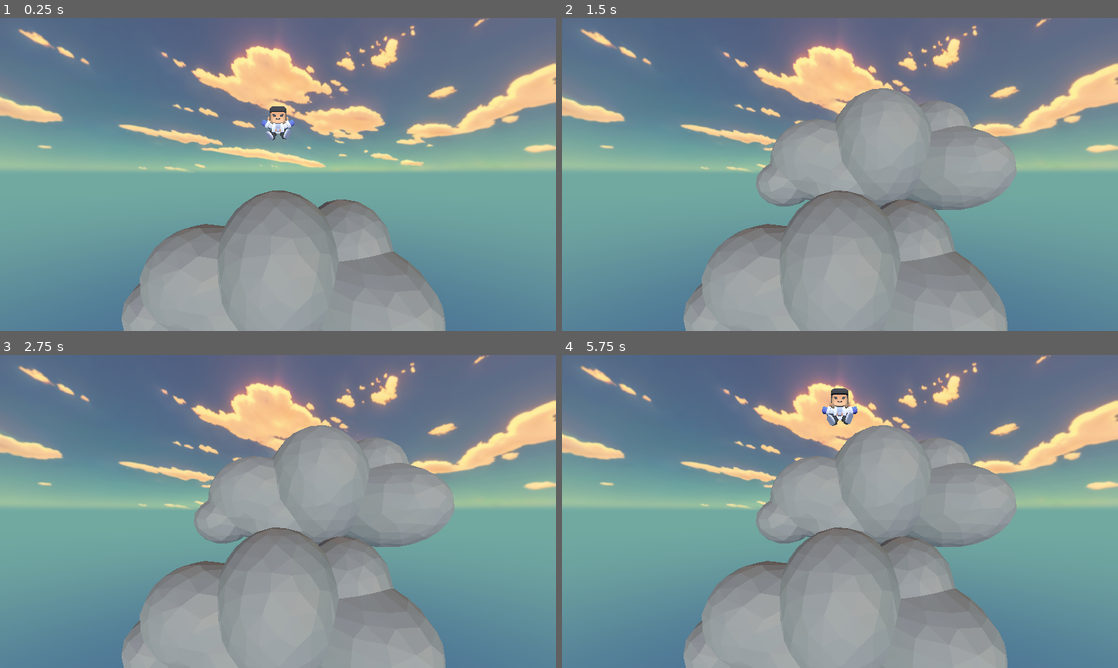
Above: before the commit, frames 1-4 (two rows, left to right).
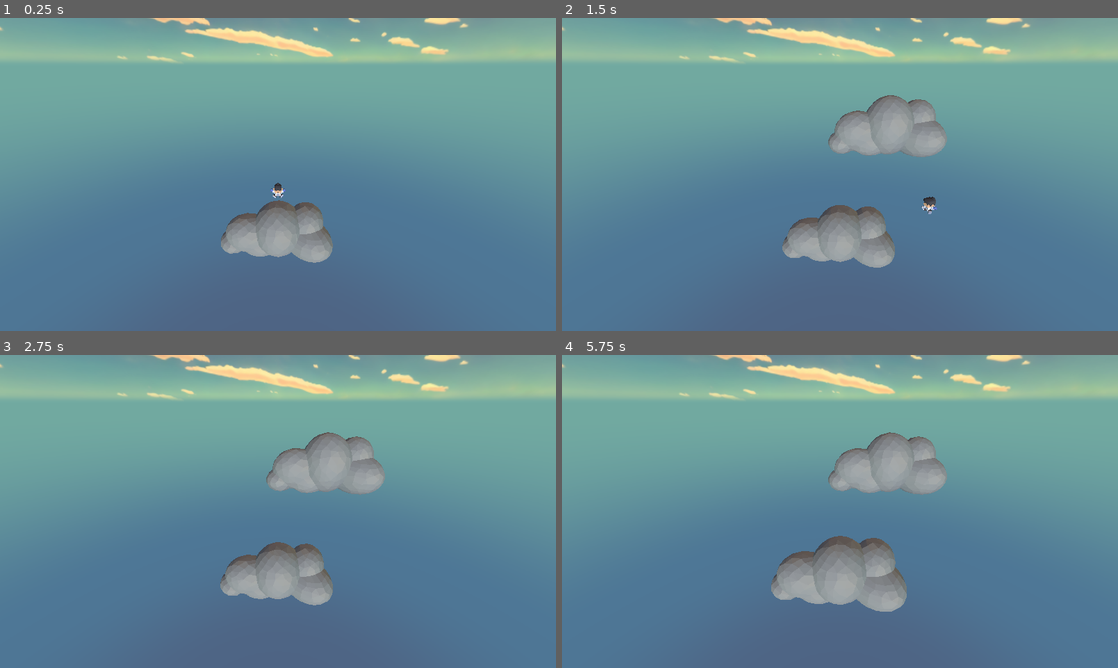
Above: after the commit, the same moments.

Repository: laisammy/sky-pogo
Game: Godot game, scene res://Scenes/Game/Game.tscn
The game is run twice, just before and just after one commit, with the same random seed, the same clock (stepped at 60 frames per second) and the same inputs.
Inputs:
- Up to frame 1 (0.25 s): no input
- Up to frame 2 (1.5 s): tap Enter at 0.5 s; hold D (right, bound only after the commit) 0.53-1.28 s; tap Alt at 0.6 s; hold S (down, bound only after the commit) from 1.28 s (still down); tap Shift at 1.35 s
- Up to frame 3 (2.75 s): release S (down, bound only after the commit) at 2.03 s; hold D (right, bound only after the commit) from 2.03 s (still down); tap Alt at 2.1 s
- Up to frame 4 (5.75 s): tap Space at 2.75, 5 s; release D (right, bound only after the commit) at 2.78 s; hold W (up, bound only after the commit) 2.78-3.53 s; tap Shift at 2.85, 4.35 s; hold A (left, bound only after the commit) 3.53-5.03 s; tap Alt at 3.6, 5.1 s; tap Enter at 4.25 s; hold S (down, bound only after the commit) from 5.03 s (still down)

The runs differ from the first frame. In frame 1, 82% of the frame differs, in the area x 0-100%, y 0-100%; in frame 2, 82%; in frame 3, 82%; in frame 4, 81%.

Commit message:
Added camera movement and spawner logic

Diff:
--- /dev/null
+++ b/Globals/signalHub.gd
@@ -0,0 +1,6 @@
+extends Node
+
+signal newPlatform(platformPos: Vector3)
+
+func emit_new_platform(platformPos: Vector3) -> void:
+	newPlatform.emit(platformPos)
--- a/Scenes/Game/Game.tscn
+++ b/Scenes/Game/Game.tscn
@@ -3,6 +3,7 @@
 [ext_resource type="Texture2D" uid="uid://cx4levc1y8rhi" path="res://Assets/Images/sky_29_2k.png" id="1_qikps"]
 [ext_resource type="PackedScene" uid="uid://dqnnk454pwolf" path="res://Scenes/Player/player.tscn" id="2_i1e5p"]
 [ext_resource type="PackedScene" uid="uid://cxouyjm7mm48d" path="res://Scenes/Spawner/spawner.tscn" id="3_ciybh"]
+[ext_resource type="PackedScene" uid="uid://dldbtmp0j2nsd" path="res://Scenes/PlayerCamera/playerCamera.tscn" id="4_i1e5p"]
 
 [sub_resource type="PanoramaSkyMaterial" id="PanoramaSkyMaterial_gwu2e"]
 panorama = ExtResource("1_qikps")
@@ -24,10 +25,10 @@
 
 [node name="DirectionalLight3D" type="DirectionalLight3D" parent="." unique_id=1021033959]
 
-[node name="Camera3D" type="Camera3D" parent="." unique_id=1983113705]
-transform = Transform3D(1, 0, 0, 0, 1, 0, 0, 0, 1, 0, 4.1375313, 8.603731)
-
 [node name="Player" parent="." unique_id=1678986724 instance=ExtResource("2_i1e5p")]
 transform = Transform3D(1, 0, 0, 0, 1, 0, 0, 0, 1, 0, 6.066078, 0)
 
 [node name="Spawner" parent="." unique_id=1029083208 instance=ExtResource("3_ciybh")]
+
+[node name="PlayerCamera" parent="." unique_id=16483792 instance=ExtResource("4_i1e5p")]
+transform = Transform3D(1, 0, 0, 0, 0.8829476, 0.4694716, 0, -0.4694716, 0.8829476, 0, 15.636833, 16.358582)
--- a/Scenes/Platforms/platformA.gd
+++ b/Scenes/Platforms/platformA.gd
@@ -8,8 +8,6 @@
 
 const waitTime: float = 4.0
 const waitTimeVar: float = 1.5
-
-signal newPlatform(platformPos: Vector3)
 
 # Called when the node enters the scene tree for the first time.
 func _ready() -> void:
@@ -36,4 +34,4 @@
 	if body is Player:
 		player_detector.body_entered.disconnect(_on_player_detector_body_entered)
 		timer.start()
-		newPlatform.emit(position) # Fires signal to spawner.gd
+		SignalHub.emit_new_platform(position) # Fires signal to signalHub.gd
--- a/Scenes/Player/Player.gd
+++ b/Scenes/Player/Player.gd
@@ -4,8 +4,10 @@
 
 @onready var anim_player: AnimationPlayer = $AnimationPlayer
 
-const GRAVITY: float = 15.0
-const JUMP_FORCE: float = 20.0
+const GRAVITY: float = 50.0
+const JUMP_FORCE: float = 30.0
+const ROTATION_SPEED: float = 10.0
+const MOVE_SPEED: float = 10.0
 
 # Called when the node enters the scene tree for the first time.
 func _ready() -> void:
@@ -13,8 +15,33 @@
 
 func _physics_process(delta: float) -> void:
 	handle_gravity(delta)
+	handle_rotation(delta)
+	handle_movement(delta)
+
 	move_and_slide()
 	handle_animation()
+
+func handle_rotation(delta: float) -> void:
+	if Input.is_action_pressed("left"):
+		rotate_y(ROTATION_SPEED * delta)
+	if Input.is_action_pressed("right"):
+		rotate_y(-ROTATION_SPEED * delta)
+
+func handle_movement(delta: float) -> void:
+	var direction := Vector3.ZERO
+
+	if Input.is_action_pressed("up"):
+		direction += Vector3.FORWARD
+	if Input.is_action_pressed("down"):
+		direction += Vector3.BACK
+	if Input.is_action_pressed("left"):
+		direction += Vector3.LEFT
+	if Input.is_action_pressed("right"):
+		direction += Vector3.RIGHT
+
+	velocity.x = direction.x * MOVE_SPEED
+	velocity.z = direction.z * MOVE_SPEED
+
 
 func handle_gravity(delta: float) -> void:
 	if is_on_floor():
--- /dev/null
+++ b/Scenes/PlayerCamera/playerCamera.gd
@@ -0,0 +1,22 @@
+extends Camera3D
+
+@export var buffer: Vector3 = Vector3(0, 16, 16)
+@export var smoothSpeed: float = 2.0
+
+var basePosition: Vector3
+
+func _enter_tree() -> void: # Start listening to newPlatform event when the game loads in
+	SignalHub.newPlatform.connect(_on_new_platform)
+
+# Called when the node enters the scene tree for the first time.
+func _ready() -> void:
+	basePosition = position
+
+
+# Called every frame. 'delta' is the elapsed time since the previous frame.
+func _process(delta: float) -> void:
+	position = position.lerp(basePosition, smoothSpeed * delta)
+
+
+func _on_new_platform(platformPos: Vector3) -> void: # Fired when signal is recieved from _enter_tree()
+	basePosition = platformPos + buffer
--- /dev/null
+++ b/Scenes/PlayerCamera/playerCamera.tscn
@@ -0,0 +1,6 @@
+[gd_scene format=3 uid="uid://dldbtmp0j2nsd"]
+
+[ext_resource type="Script" uid="uid://b5dbdipevjhcj" path="res://Scenes/PlayerCamera/playerCamera.gd" id="1_i132o"]
+
+[node name="PlayerCamera" type="Camera3D" unique_id=16483792]
+script = ExtResource("1_i132o")
--- a/Scenes/Spawner/spawner.gd
+++ b/Scenes/Spawner/spawner.gd
@@ -2,10 +2,13 @@
 
 @export var platformScene: PackedScene
 
+func _enter_tree() -> void: # Start listening to newPlatform event when the game loads in
+	SignalHub.newPlatform.connect(_on_new_platform)
+
 func spawn_platform(oldPlatformPos: Vector3) -> void:
 	var newPlatform: PlatformA = platformScene.instantiate()
-	newPlatform.position = oldPlatformPos + Vector3(2, 5, -2)
+	newPlatform.position = oldPlatformPos + Vector3(5, 10, -5)
 	add_child(newPlatform)
 
-func _on_new_platform(platformPos: Vector3) -> void: # Fired when signal is recieved from platform.gd
+func _on_new_platform(platformPos: Vector3) -> void: # Fired when signal is recieved from _enter_tree()
 	spawn_platform(platformPos)
--- a/project.godot
+++ b/project.godot
@@ -14,6 +14,10 @@
 run/main_scene="uid://b2yy3axurey8"
 config/features=PackedStringArray("4.6", "Forward Plus")
 config/icon="res://icon.svg"
+
+[autoload]
+
+SignalHub="*uid://dakqt1gm0csym"
 
 [display]
 
@@ -33,6 +37,33 @@
 
 import/blender/enabled=false
 
+[input]
+
+left={
+"deadzone": 0.2,
+"events": [Object(InputEventKey,"resource_local_to_scene":false,"resource_name":"","device":-1,"window_id":0,"alt_pressed":false,"shift_pressed":false,"ctrl_pressed":false,"meta_pressed":false,"pressed":false,"keycode":0,"physical_keycode":65,"key_label":0,"unicode":97,"location":0,"echo":false,"script":null)
+, Object(InputEventKey,"resource_local_to_scene":false,"resource_name":"","device":-1,"window_id":0,"alt_pressed":false,"shift_pressed":false,"ctrl_pressed":false,"meta_pressed":false,"pressed":false,"keycode":0,"physical_keycode":4194319,"key_label":0,"unicode":0,"location":0,"echo":false,"script":null)
+]
+}
+right={
+"deadzone": 0.2,
+"events": [Object(InputEventKey,"resource_local_to_scene":false,"resource_name":"","device":-1,"window_id":0,"alt_pressed":false,"shift_pressed":false,"ctrl_pressed":false,"meta_pressed":false,"pressed":false,"keycode":0,"physical_keycode":68,"key_label":0,"unicode":100,"location":0,"echo":false,"script":null)
+, Object(InputEventKey,"resource_local_to_scene":false,"resource_name":"","device":-1,"window_id":0,"alt_pressed":false,"shift_pressed":false,"ctrl_pressed":false,"meta_pressed":false,"pressed":false,"keycode":0,"physical_keycode":4194321,"key_label":0,"unicode":0,"location":0,"echo":false,"script":null)
+]
+}
+up={
+"deadzone": 0.2,
+"events": [Object(InputEventKey,"resource_local_to_scene":false,"resource_name":"","device":-1,"window_id":0,"alt_pressed":false,"shift_pressed":false,"ctrl_pressed":false,"meta_pressed":false,"pressed":false,"keycode":0,"physical_keycode":87,"key_label":0,"unicode":119,"location":0,"echo":false,"script":null)
+, Object(InputEventKey,"resource_local_to_scene":false,"resource_name":"","device":-1,"window_id":0,"alt_pressed":false,"shift_pressed":false,"ctrl_pressed":false,"meta_pressed":false,"pressed":false,"keycode":0,"physical_keycode":4194320,"key_label":0,"unicode":0,"location":0,"echo":false,"script":null)
+]
+}
+down={
+"deadzone": 0.2,
+"events": [Object(InputEventKey,"resource_local_to_scene":false,"resource_name":"","device":-1,"window_id":0,"alt_pressed":false,"shift_pressed":false,"ctrl_pressed":false,"meta_pressed":false,"pressed":false,"keycode":0,"physical_keycode":83,"key_label":0,"unicode":115,"location":0,"echo":false,"script":null)
+, Object(InputEventKey,"resource_local_to_scene":false,"resource_name":"","device":-1,"window_id":0,"alt_pressed":false,"shift_pressed":false,"ctrl_pressed":false,"meta_pressed":false,"pressed":false,"keycode":0,"physical_keycode":4194322,"key_label":0,"unicode":0,"location":0,"echo":false,"script":null)
+]
+}
+
 [physics]
 
 3d/physics_engine="Jolt Physics"
Not shown, added: Globals/signalHub.gd.uid
Not shown, added: Scenes/PlayerCamera/playerCamera.gd.uid
